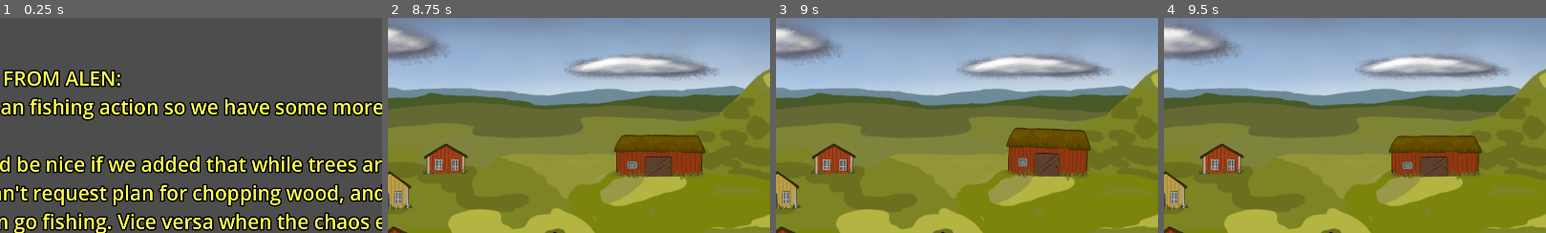
Above: before the commit, frames 1-4 (left to right).
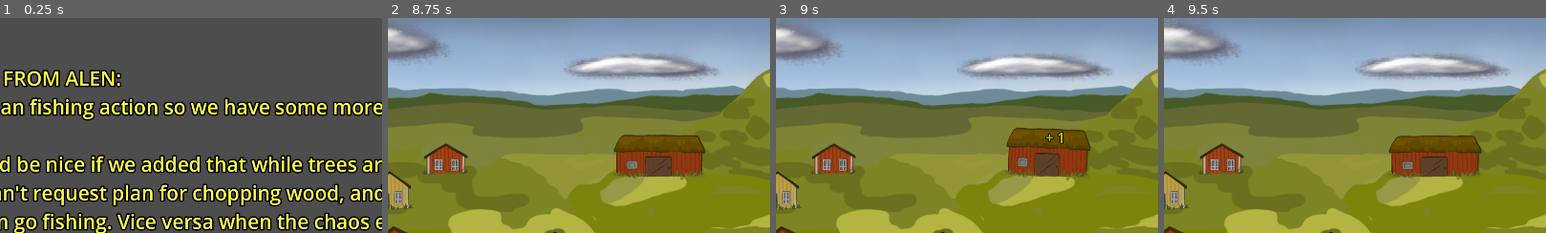
Above: after the commit, the same moments.

Repository: arget4me/cosyville
Game: Godot game, scene res://Scenes/main_scene.tscn
The game is run twice, just before and just after one commit, with the same random seed, the same clock (stepped at 60 frames per second) and the same inputs.
Inputs (mouse positions are % of the whole screen's width and height, from its top left):
- Up to frame 1 (0.25 s): no input
- Up to frame 2 (8.75 s): click "GOTO: PLAYING" at 0.5 s; click (43, 95) at 1.25 s; move the mouse to (35, 85) at 2.02 s; press the mouse at (35, 85) at 2.03 s; hold Right (ui_right) 2.03-2.78 s; move the mouse to (48, 88) at 2.77 s; release the mouse at (48, 88) at 2.78 s; hold Down (ui_down) 2.78-3.53 s; click (48, 88) at 2.85 s; move the mouse to (51, 76) at 3.52 s; press the mouse at (51, 76) at 3.53 s; hold Right (ui_right) 3.53-4.28 s; move the mouse to (54, 86) at 4.27 s; release the mouse at (54, 86) at 4.28 s; hold Up (ui_up) 4.28-5.03 s; click (54, 86) at 4.35 s; move the mouse to (43, 79) at 5.02 s; press the mouse at (43, 79) at 5.03 s; hold Left (ui_left) 5.03-6.53 s; move the mouse to (60, 82) at 5.77 s; release the mouse at (60, 82) at 5.78 s; click (60, 82) at 5.85 s; move the mouse to (60, 56) at 6.52 s; press the mouse at (60, 56) at 6.53 s; hold Down (ui_down) 6.53-7.28 s; move the mouse to (64, 66) at 7.27 s; release the mouse at (64, 66) at 7.28 s; hold Right (ui_right) 7.28-8.03 s; click (64, 66) at 7.35 s; move the mouse to (69, 49) at 8.02 s; press the mouse at (69, 49) at 8.03 s; hold Up (ui_up) from 8.03 s (still down)
- Up to frame 3 (9 s): move the mouse to (63, 33) at 8.77 s; release Up (ui_up) at 8.78 s; release the mouse at (63, 33) at 8.78 s; hold Right (ui_right) from 8.78 s (still down); click (63, 33) at 8.85 s
- Up to frame 4 (9.5 s): keep holding Right (ui_right)
The pictures show only the part of the screen within x 27-77%, y 1-51%; the shares and areas given below are measured in that part.

Frames 1-2 are identical in both runs. In frame 3, 0.1% of the frame differs, in the area x 70-76%, y 52-59%; in frame 4, nothing differs.

Commit message:
Added score animation to Ladan

Diff:
--- a/Scripts/World/ladan_animation_controller.gd
+++ b/Scripts/World/ladan_animation_controller.gd
@@ -1,6 +1,7 @@
 extends Node2D
 
 @onready var animtree = $AnimationTree
+@onready var score_animation = preload("res://Scenes/UI/score_animation.tscn")
 var state_machine
 
 func _ready() -> void:
@@ -8,3 +9,6 @@
 
 func _on_clickable_on_display_clickable() -> void:
 	state_machine.travel("Click")
+	var new_score_animation = score_animation.instantiate()
+	new_score_animation.position.y -= 100
+	add_child(new_score_animation)
